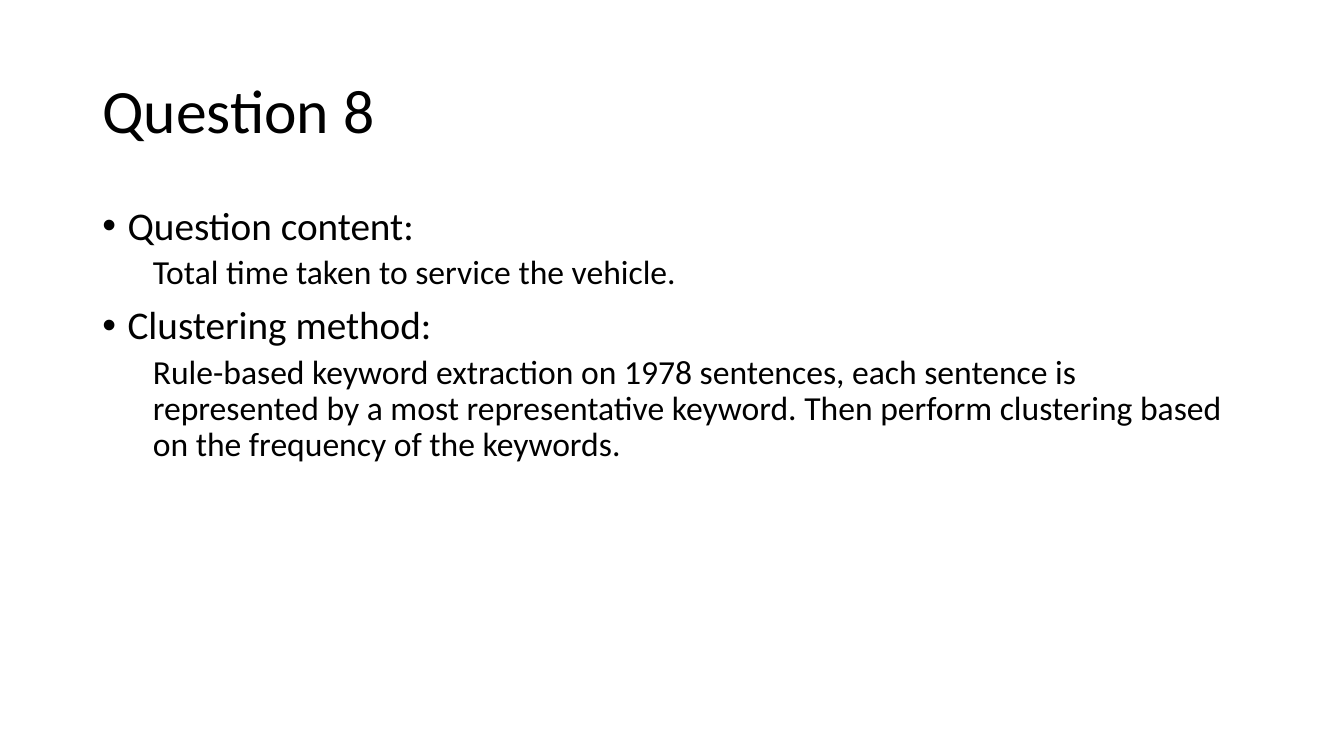
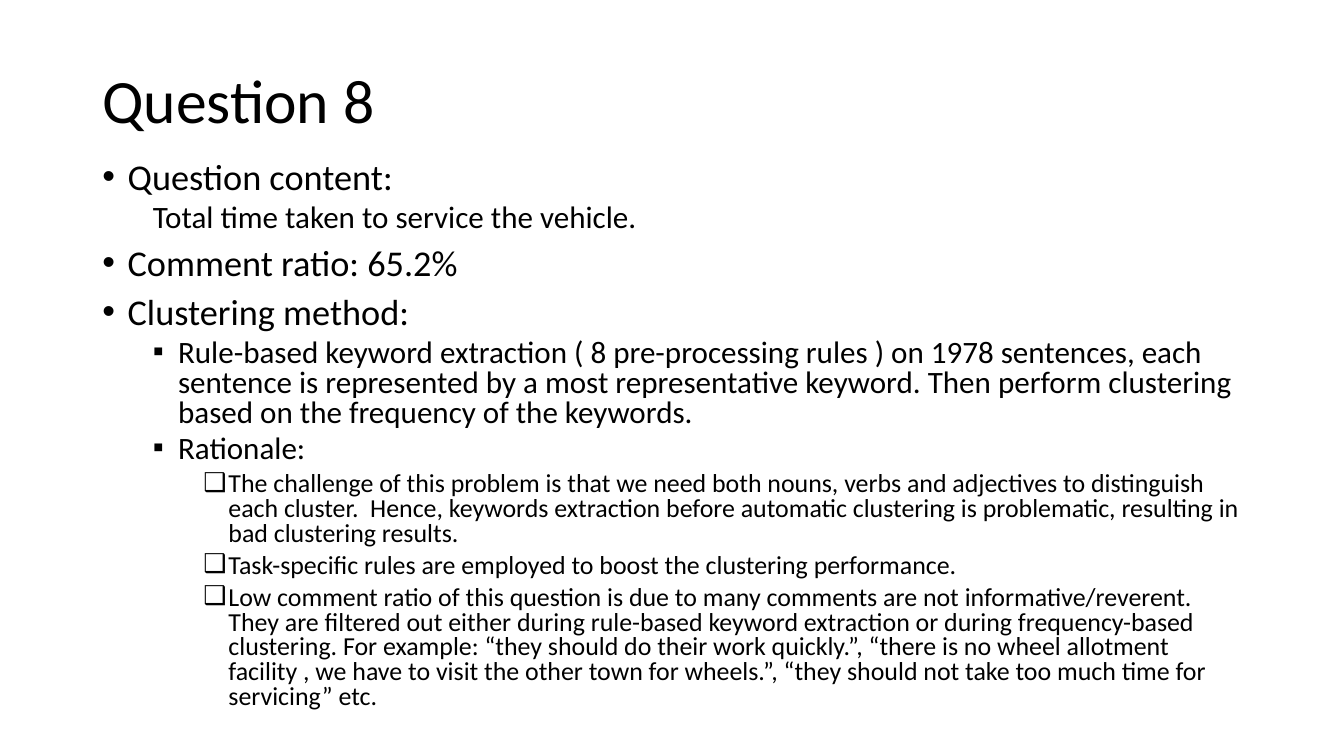
Before and after one commit to Li-Pengfei/review_clustering_Deloitte, a slide deck: slide 25 of Clustering_results_for_Deloitte_v1.pptx (slide 15 before the commit). Drawn at 1344x756 pixels with LibreOffice and Linux fonts; fonts in the diff are those of the drawing. Boxes give left, top, right and bottom in pixels: in the first picture for what was removed or moved away, otherwise in the second. Text is boxed around its words. In the diff, an @@ line names an element or a change of style, - is before the commit and + after.

```diff
--- a/Clustering_results_for_Deloitte_v1.pptx
+++ b/Clustering_results_for_Deloitte_v1.pptx
@@ title "Question 8": place and size @@
-title "Question 8" at [102,90,374,141]
+title "Question 8" at [102,80,374,131]
@@ text "Question content:": place and size @@
-text "Question content:" at [128,213,1221,462]
+text "Question content:" at [128,165,1239,710]
@@ text at [128,165,636,332]: size 28 to 25.9 pt in "Question content:", "Clustering method:"; size 24 to 22.2 pt in "Total time taken to service the vehicle."; line spacing 0.9 to 0.8 @@
@@ text at [128,251,457,277]: paragraph added @@
+• Comment ratio: 65.2%
@@ text at [178,341,1239,710]: text changed; size 24 to 18.5 pt @@
-  Rule-based keyword extraction on 1978 sentences, each sentence is represented by a most representative keyword. Then perform clustering based on the frequency of the keywords.
+  ▪ Rule-based keyword extraction ( 8 pre-processing rules ) on 1978 sentences, each sentence is represented by a most representative keyword. Then perform clustering based on the frequency of the keywords.
+  ▪ Rationale:
+    ❑ The challenge of this problem is that we need both nouns, verbs and adjectives to distinguish each cluster. Hence, keywords extraction before automatic clustering is problematic, resulting in bad clustering results.
+    ❑ Task-specific rules are employed to boost the clustering performance.
+    ❑ Low comment ratio of this question is due to many comments are not informative/reverent. They are filtered out either during rule-based keyword extraction or during frequency-based clustering. For example: “they should do their work quickly.”, “there is no wheel allotment facility , we have to visit the other town for wheels.”, “they should not take too much time for servicing” etc.
```
Also in this commit, not shown: 12 other slides changed, 13 slides added, 15 other files.
